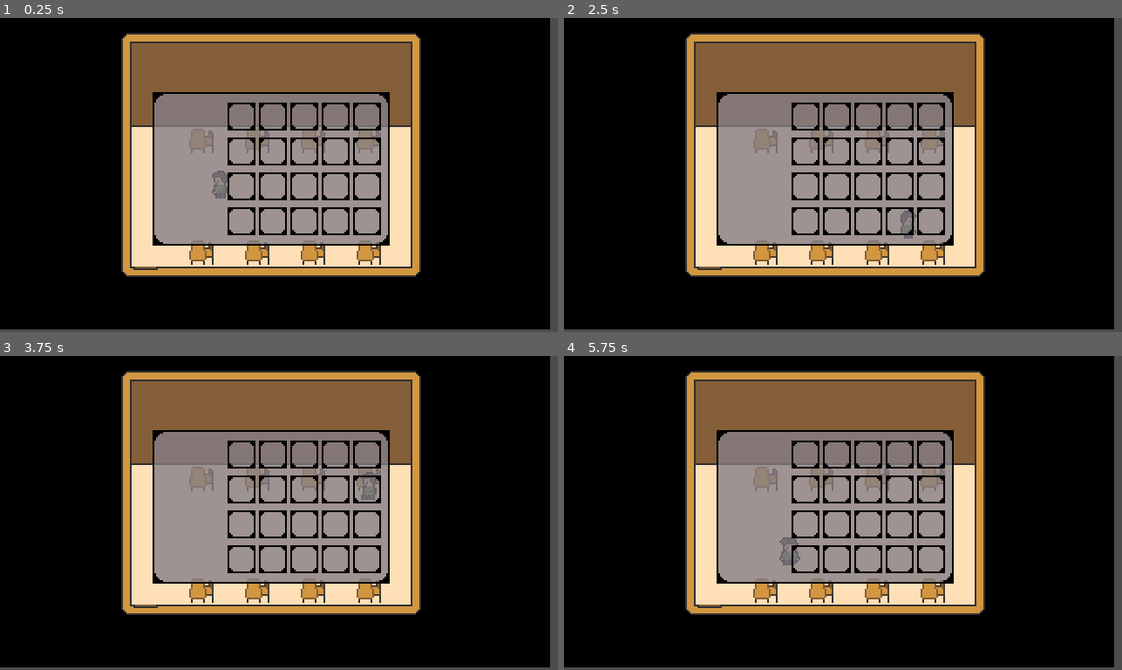
Above: before the commit, frames 1-4 (two rows, left to right).
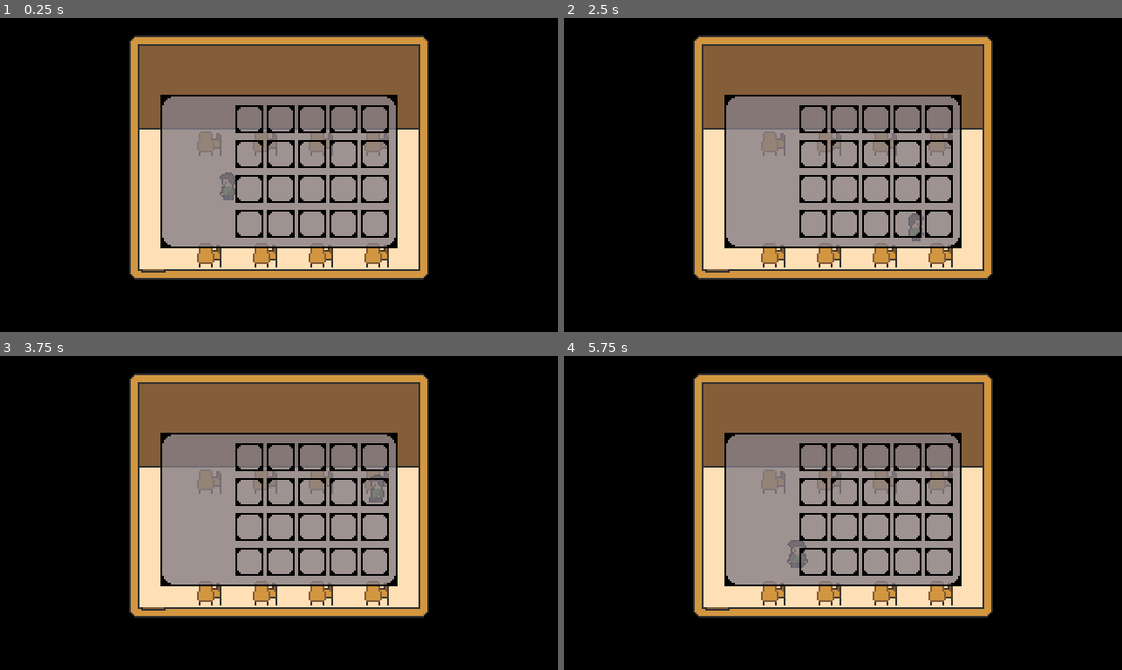
Above: after the commit, the same moments.

Repository: c10coding/rgwcaa
Game: Godot game, scene res://scenes/Game.tscn
The game is run twice, just before and just after one commit, with the same random seed, the same clock (stepped at 60 frames per second) and the same inputs.
Inputs:
- Up to frame 1 (0.25 s): no input
- Up to frame 2 (2.5 s): tap Enter at 0.5 s; hold Right (ui_right) 0.53-1.28 s; hold Down (ui_down) 1.28-2.03 s; hold Right (ui_right) from 2.03 s (still down)
- Up to frame 3 (3.75 s): release Right (ui_right) at 2.78 s; hold Up (ui_up) 2.78-3.53 s; hold Left (ui_left) from 3.53 s (still down)
- Up to frame 4 (5.75 s): release Left (ui_left) at 5.03 s; hold Down (ui_down) from 5.03 s (still down)

The runs differ from the first frame. In frame 1, 19% of the frame differs, in the area x 0-100%, y 0-100%; in frame 2, 19%; in frame 3, 19%; in frame 4, 19%.

Commit message:
Github tutorial demonstration pt 1

Diff:
--- a/scenes/Game.tscn
+++ b/scenes/Game.tscn
@@ -6,6 +6,5 @@
 [node name="Game" type="Node2D"]
 
 [node name="EmptyRoom" parent="." instance=ExtResource( 2 )]
-position = Vector2( -4.56276, -1.38077 )
 
 [node name="Fade" parent="." instance=ExtResource( 1 )]
--- /dev/null
+++ b/ui/Hotbar.tscn
@@ -0,0 +1,61 @@
+[gd_scene load_steps=2 format=2]
+
+[ext_resource path="res://assets/hotbar.png" type="Texture" id=1]
+
+[node name="Hotbar" type="Node2D"]
+
+[node name="TextureRect" type="TextureRect" parent="."]
+margin_right = 40.0
+margin_bottom = 40.0
+texture = ExtResource( 1 )
+__meta__ = {
+"_edit_use_anchors_": false
+}
+
+[node name="GridContainer" type="GridContainer" parent="."]
+margin_left = 10.2817
+margin_top = 16.685
+margin_right = 133.282
+margin_bottom = 52.685
+rect_scale = Vector2( 1.06714, 0.398207 )
+columns = 8
+__meta__ = {
+"_edit_use_anchors_": false
+}
+
+[node name="Panel" type="Panel" parent="GridContainer"]
+margin_right = 16.0
+margin_bottom = 36.0
+rect_min_size = Vector2( 16, 16 )
+hint_tooltip = "Testing
+"
+
+[node name="Panel2" type="Panel" parent="GridContainer"]
+margin_left = 20.0
+margin_right = 36.0
+margin_bottom = 36.0
+rect_min_size = Vector2( 16, 36 )
+
+[node name="Panel3" type="Panel" parent="GridContainer"]
+margin_left = 40.0
+margin_right = 56.0
+margin_bottom = 36.0
+rect_min_size = Vector2( 16, 36 )
+
+[node name="Panel4" type="Panel" parent="GridContainer"]
+margin_left = 60.0
+margin_right = 76.0
+margin_bottom = 36.0
+rect_min_size = Vector2( 16, 36 )
+
+[node name="Panel5" type="Panel" parent="GridContainer"]
+margin_left = 80.0
+margin_right = 96.0
+margin_bottom = 36.0
+rect_min_size = Vector2( 16, 36 )
+
+[node name="Panel6" type="Panel" parent="GridContainer"]
+margin_left = 100.0
+margin_right = 116.0
+margin_bottom = 36.0
+rect_min_size = Vector2( 16, 36 )
Binary file added: assets/hotbar.png
Not shown, added: assets/hotbar.png.import
